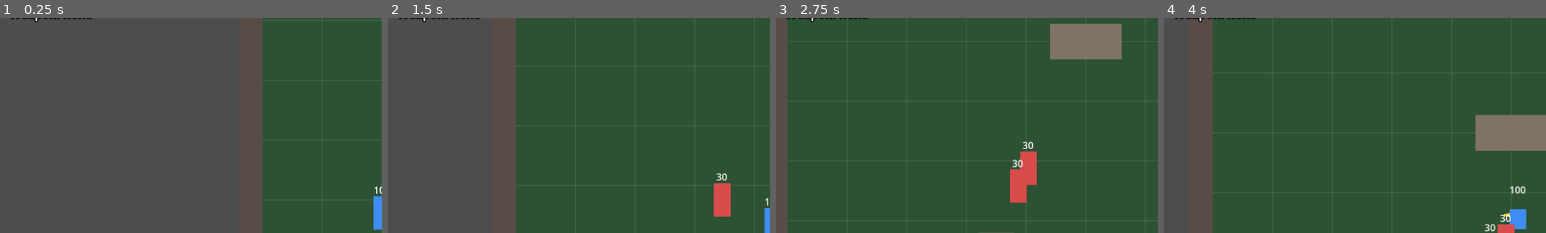
Above: before the commit, frames 1-4 (left to right).
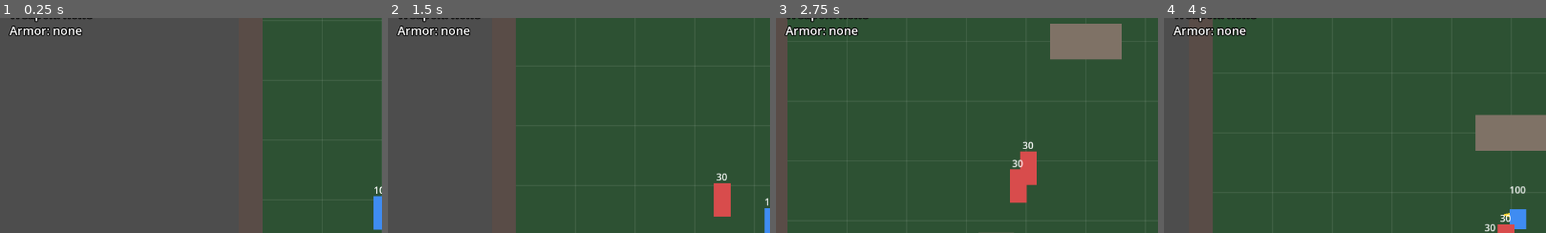
Above: after the commit, the same moments.

Repository: knc219-a11y/second-game
Game: Godot game, scene res://scenes/test_map.tscn
The game is run twice, just before and just after one commit, with the same random seed, the same clock (stepped at 60 frames per second) and the same inputs.
Inputs:
- Up to frame 1 (0.25 s): no input
- Up to frame 2 (1.5 s): hold Right (move_right) 0.53-1.28 s; tap X (attack) at 0.6 s; tap Space (roll) at 0.8, 1.35 s; hold Down (move_down) from 1.28 s (still down)
- Up to frame 3 (2.75 s): tap X (attack) at 1.55, 2.1 s; release Down (move_down) at 2.03 s; hold Right (move_right) from 2.03 s (still down); tap Space (roll) at 2.3 s
- Up to frame 4 (4 s): release Right (move_right) at 2.78 s; hold Up (move_up) 2.78-3.53 s; tap Space (roll) at 2.85, 3.8 s; tap X (attack) at 3.05, 3.6 s; hold Left (move_left) from 3.53 s (still down)
The pictures show only the part of the screen within x 0-50%, y 5-55%; the shares and areas given below are measured in that part.

The runs differ from the first frame. In frame 1, 0.6% of the frame differs, in the area x 2-22%, y 3-9%; in frame 2, 0.6%; in frame 3, 0.6%; in frame 4, 0.6%.

Commit message:
Loot: armor slot - enemies rarely drop Leather Armor that cuts each hit taken by 2
Co-Authored-By: Claude Opus 5.5 (1M context) <noreply@anthropic.com>
Claude-Session: https://claude.ai/code/session_01R3KBaajdj91FsBBQYNsig6

Diff:
--- a/scenes/loot.tscn
+++ b/scenes/loot.tscn
@@ -30,3 +30,8 @@
 [node name="Hilt" type="Polygon2D" parent="Visual"]
 color = Color(1, 0.85, 0.2, 1)
 polygon = PackedVector2Array(-12, -8, -4, 0, -6, 2, -14, -6)
+
+[node name="Armor" type="Polygon2D" parent="Visual"]
+visible = false
+color = Color(0.7, 0.45, 0.25, 1)
+polygon = PackedVector2Array(-10, -18, -4, -20, 0, -16, 4, -20, 10, -18, 12, -10, 8, -10, 8, 0, -8, 0, -8, -10, -12, -10)
--- a/scenes/player.tscn
+++ b/scenes/player.tscn
@@ -93,6 +93,16 @@
 theme_override_font_sizes/font_size = 20
 text = "Weapon: none"
 
+[node name="ArmorLabel" type="Label" parent="Hud"]
+offset_left = 16.0
+offset_top = 40.0
+offset_right = 416.0
+offset_bottom = 68.0
+theme_override_constants/outline_size = 6
+theme_override_colors/font_outline_color = Color(0, 0, 0, 1)
+theme_override_font_sizes/font_size = 20
+text = "Armor: none"
+
 [node name="Camera2D" type="Camera2D" parent="."]
 position = Vector2(0, -28)
 position_smoothing_enabled = true
--- a/scripts/enemy.gd
+++ b/scripts/enemy.gd
@@ -43,6 +43,9 @@
 # or better. The tough variant drops tier 2.
 @export var drop_chance: float = 0.35
 @export var drop_tier: int = 1
+# Separate, rarer roll for the Player's armor (any enemy, tough included).
+# No drop once the Player wears it.
+@export var armor_drop_chance: float = 0.12
 @export var loot_scene: PackedScene = preload("res://scenes/loot.tscn")
 # Hits during its own attack neither push it nor cancel the swing (the tough
 # variant), so the Player can't just mash through its wind-up and must dodge.
@@ -254,6 +257,7 @@
 	print("%s HP: %d" % [name, hp])
 	if hp <= 0:
 		_try_drop_loot()
+		_try_drop_armor()
 		queue_free()
 		return
 
@@ -286,3 +290,18 @@
 	parent.add_child.call_deferred(loot)
 	parent.move_child.call_deferred(loot, player.get_index())
 	print("%s dropped loot (tier %d)" % [name, drop_tier])
+
+
+func _try_drop_armor() -> void:
+	if not is_instance_valid(player) or player.has_armor:
+		return
+	if randf() >= armor_drop_chance:
+		return
+	var loot := loot_scene.instantiate()
+	# A little lower than a weapon drop so both stay visible if they drop together.
+	loot.position = global_position + Vector2(0, 24)
+	loot.is_armor = true
+	var parent := player.get_parent()
+	parent.add_child.call_deferred(loot)
+	parent.move_child.call_deferred(loot, player.get_index())
+	print("%s dropped armor" % name)
--- a/scripts/loot.gd
+++ b/scripts/loot.gd
@@ -1,17 +1,26 @@
 extends Area2D
 
-# Placeholder weapon drop. Walking over it (the Player's Hurtbox entering this
-# area) offers the weapon of this tier to the Player and removes the drop.
-# The dropping enemy sets tier and the Sword color before adding it.
+# Placeholder drop. Walking over it (the Player's Hurtbox entering this area)
+# offers the item to the Player and removes the drop. The dropping enemy sets
+# is_armor, or tier and the Sword color, before adding it.
 @export var tier: int = 1
+# Armor drop instead of a weapon: shows the Armor shape instead of the sword.
+@export var is_armor: bool = false
 
 
 func _ready() -> void:
 	area_entered.connect(_on_area_entered)
+	$Visual/Sword.visible = not is_armor
+	$Visual/Hilt.visible = not is_armor
+	$Visual/Armor.visible = is_armor
 
 
 func _on_area_entered(area: Area2D) -> void:
 	var target := area.get_parent()
-	if target.has_method("equip_weapon"):
+	if not target.has_method("equip_weapon"):
+		return
+	if is_armor:
+		target.equip_armor()
+	else:
 		target.equip_weapon(tier)
-		queue_free()
+	queue_free()
--- a/scripts/player.gd
+++ b/scripts/player.gd
@@ -46,6 +46,11 @@
 @export var weapon_names: Array[String] = ["Iron Sword", "Steel Sword"]
 @export var weapon_damage_bonus: Array[int] = [2, 4]
 @export var weapon_arc_color: Array[Color] = [Color(0.55, 0.95, 1, 1), Color(0.8, 0.5, 1, 1)]
+# Second slot: armor any enemy can rarely drop (see enemy.armor_drop_chance).
+# Once worn, every enemy hit deals armor_damage_reduction less (10 -> 8), about
+# as small a step as one weapon tier. One armor only for now; R resets it.
+@export var armor_name: String = "Leather Armor"
+@export var armor_damage_reduction: int = 2
 # A roll passes through enemy bodies (physics layer "enemy_body"); walls still
 # block it. Both ways are turned off: the Player ignores enemies, and its body
 # leaves "world" so chasing enemies don't get shoved ahead of the roll. If the
@@ -80,6 +85,7 @@
 var passing_enemies: bool = false
 # 0 = unarmed, otherwise the index+1 of the equipped weapon above.
 var weapon_tier: int = 0
+var has_armor: bool = false
 
 @onready var visual: Node2D = $Visual
 @onready var feet: CollisionShape2D = $CollisionShape2D
@@ -96,6 +102,7 @@
 @onready var game_over: CanvasLayer = $GameOver
 # Placeholder readout of the equipped weapon (top-left of the screen).
 @onready var weapon_label: Label = $Hud/WeaponLabel
+@onready var armor_label: Label = $Hud/ArmorLabel
 
 
 func _ready() -> void:
@@ -286,6 +293,14 @@
 	attack_arc.color = weapon_arc_color[i]
 
 
+func equip_armor() -> void:
+	if has_armor or is_dead:
+		return
+	has_armor = true
+	print("Picked up %s (-%d damage taken)" % [armor_name, armor_damage_reduction])
+	armor_label.text = "Armor: %s (-%d damage taken)" % [armor_name, armor_damage_reduction]
+
+
 func _start_hitstop(duration: float) -> void:
 	# A hitstop already running is not extended or stacked.
 	if in_hitstop or duration <= 0.0:
@@ -306,6 +321,9 @@
 	# Roll i-frames: the hit is dodged (the enemy's swing still counts as spent).
 	if is_dead or is_invincible:
 		return
+	if has_armor:
+		# Never below 1 so armor can't make a hit free.
+		amount = maxi(amount - armor_damage_reduction, 1)
 	hp = maxi(hp - amount, 0)
 	hp_label.text = str(hp)
 	print("Player HP: %d" % hp)
